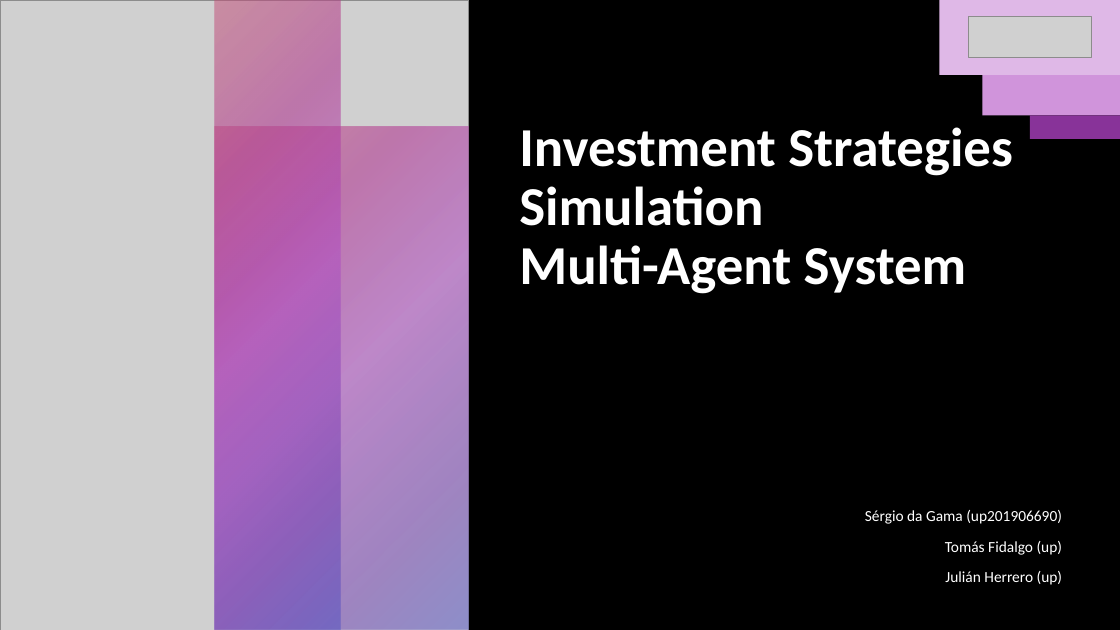
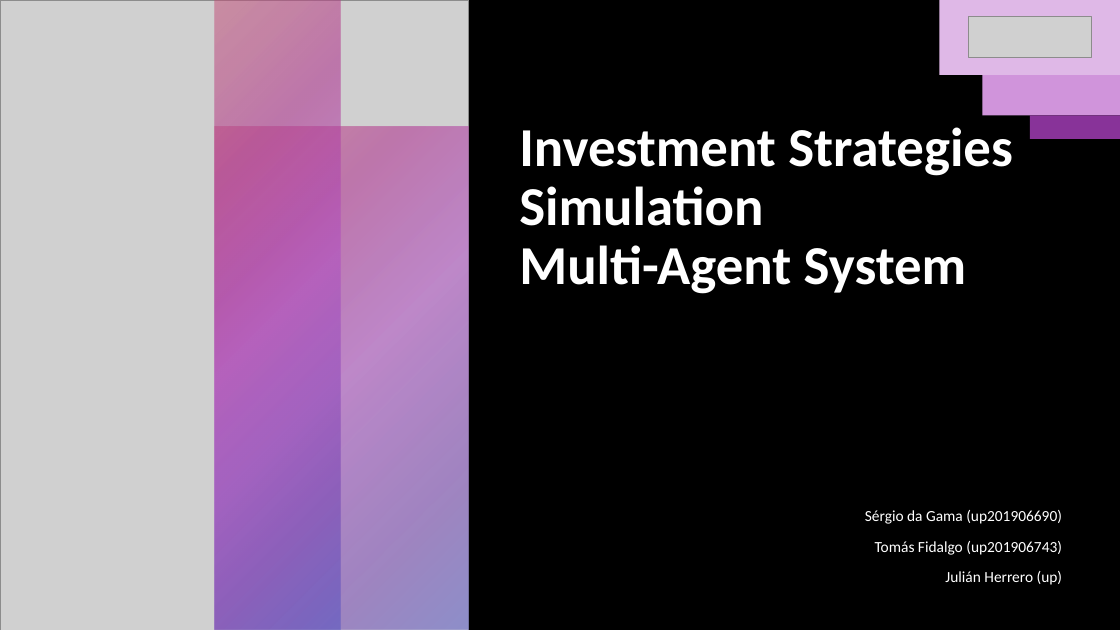
Before and after one commit to sergiodagama/FEUP-ASMA_Investment_Strategies_Simulation_Multi_Agent_System, a slide deck: slide 1 of docs/presentation.pptx. Drawn at 1120x630 pixels with LibreOffice and Linux fonts; fonts in the diff are those of the drawing; grey boxes stand for pictures. Boxes give left, top, right and bottom in pixels: in the first picture for what was removed or moved away, otherwise in the second. Text is boxed around its words. In the diff, an @@ line names an element or a change of style, - is before the commit and + after.

```diff
--- a/docs/presentation.pptx
+++ b/docs/presentation.pptx
@@ subtitle at (875,541,1062,555): text changed @@
-Tomás Fidalgo (up)
+Tomás Fidalgo (up201906743)
```
Also in this commit, not shown: 3 other slides changed, 3 other files.
